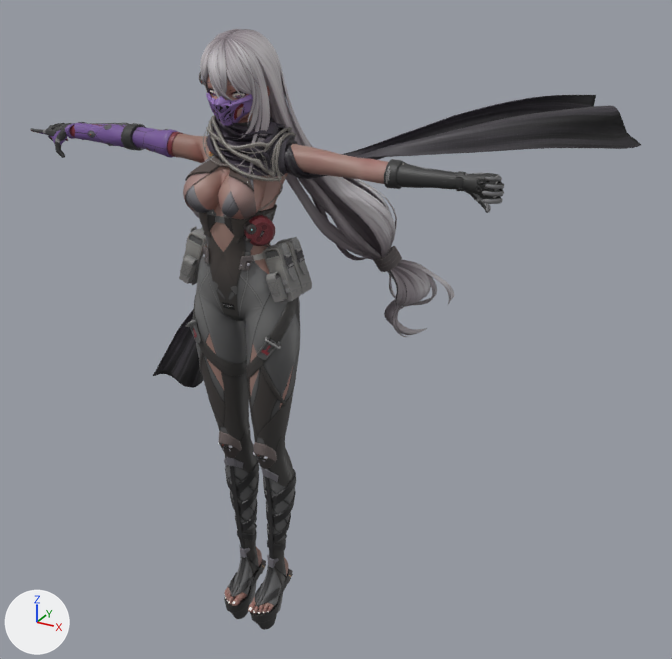
One commit to the glTF model unity/Assets/Authored/nemesis/default/model.gltf: the scene before it, then after it.
Rendered twice from a 50 mm lens placed at (1.61, -2.33, 2.41), pointed at (0.16, 0.32, 1.09). The axes (+X, +Y, +Z) are drawn at lower left. The lights are the same throughout. The picture after the commit comes second. Objects named as collision shapes, trigger or cutter boxes, shadow casters or lower levels of detail are left out. Vertices at exactly the same position are counted once.

Script lines for the objects in view, before the commit:
```python
ob_nemesis_lod0 = bpy.data.objects.new('nemesis_LOD0', me_nemesis_lod0)
ob_nemesis_lod0.location = (0.0, 0.0, 0.0)
```
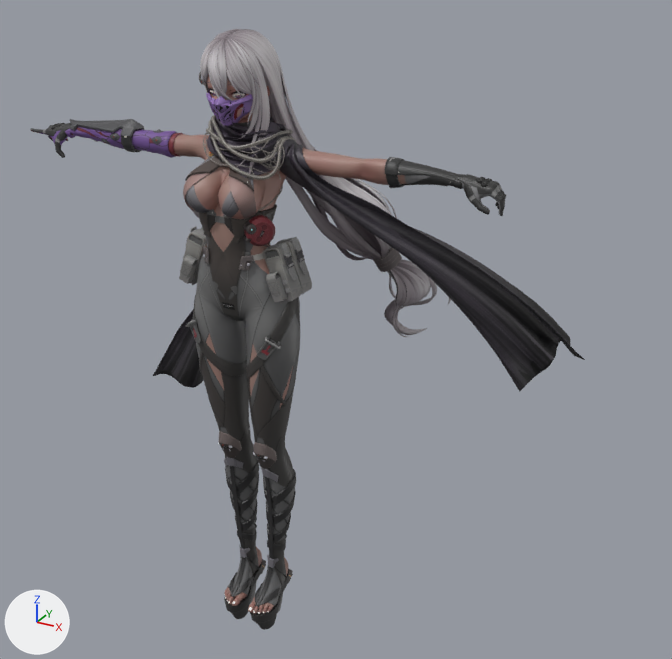
The change in detail:
me_nemesis_lod0 is used by ob_nemesis_lod0; location (0.0, 0.0, 0.0).
me_nemesis_lod0 had 39619 vertices, 73861 faces and spanned x -0.88..1.08, y -0.17..0.71, z 0.0..2.12.
me_nemesis_lod0 now has 39619 vertices, 73861 faces and spans x -0.88..1.08, y -0.17..0.57, z 0.0..2.12.
me_nemesis_lod0 part 1: the loose piece of 14 vertices spanning x 0.53..0.55, y 0.03..0.06, z 1.72..1.74 is scaled about its middle by (1, 0.512, -1.88), then moved by (0.0, -0.03, 0.01).
me_nemesis_lod0 part 2: the loose piece of 60 vertices spanning x 0.09..0.14, y -0.07..-0.02, z 1.73..1.81 is multiplied about its middle by the matrix ((1.052, -0.112, -0.12), (0.275, 2.425, 0.634), (-0.699, 0.948, 0.212)), then moved by (0.0, 0.02, 0.04).
me_nemesis_lod0 part 3: 5641 of 39619 vertices moved; they spanned x -0.73..1.08, y -0.07..0.71, z 1.69..1.92 and now span x -0.73..1.08, y -0.07..0.22, z 1.09..1.86; mean shift (0.0, -0.01, -0.02); largest move (0.89, 0.71, 1.9) -> (0.89, 0.22, 1.09).
Other edits to the shape of me_nemesis_lod0 do not show in these pictures.

Location of each change, [x1, y1, x2, y2] in pixels of the pictures (672 x 659 px; the box of a moved part takes in the faces that stretch with it):
'nemesis_LOD0', reshaped (9% narrower): before [30, 29, 641, 630]; after [30, 29, 585, 630]
part 1 of me_nemesis_lod0, moved or reshaped (not visible before): after [397, 175, 406, 184]
part 2 of me_nemesis_lod0, moved or reshaped: before [251, 146, 273, 172]; after [252, 137, 282, 154]
part 3 of me_nemesis_lod0, moved or reshaped: before [62, 95, 641, 213]; after [62, 119, 585, 392]
